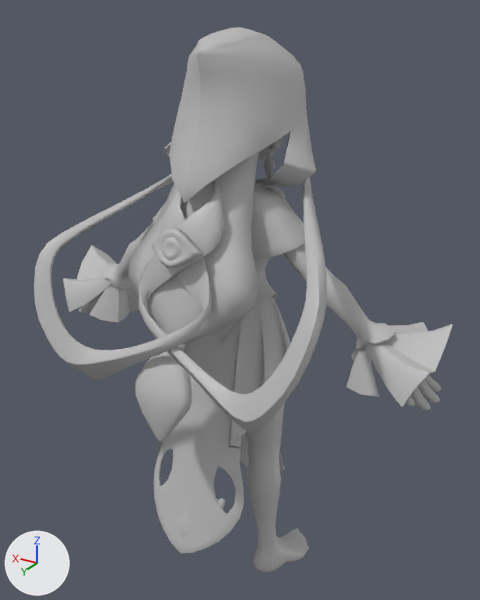
What one commit did to the FBX model projects/FBX/scenes/Rig/Bip/SK_C1022.fbx.
Before and after are seen from a 50 mm lens placed at (-0.738, 1.22, 1.34), pointed at (-0.024, 0.031, 0.745). The axes (+X, +Y, +Z) are drawn at lower left. The lights are the same throughout. The older version comes first. Where no turn or scale is listed for an object, it has been applied to the vertices. Vertices at exactly the same position are counted once.

The first picture shows 'LM_C1020_Base', 'LM_C1022', 'LM_C1022_Leg'.
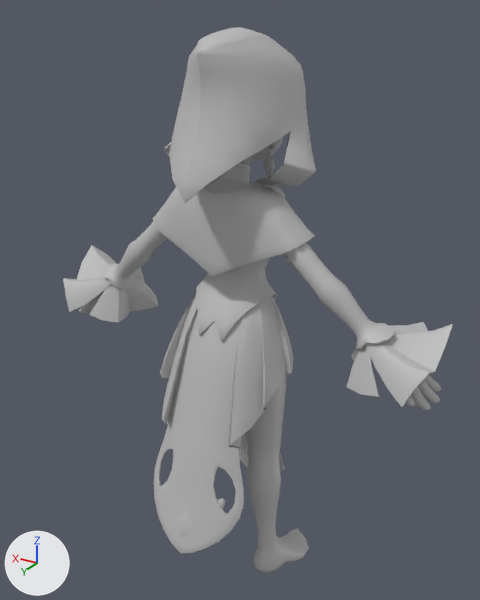
Where the change shows, as pixel boxes (x1, y1, x2, y2) in the pictures (480 x 600 px):
```json
{"object": "LM_C1020_Base", "change": "reshaped", "before": [34, 137, 453, 472], "after": [63, 137, 453, 472], "on screen": "7% narrower"}
{"part": 1, "of": "me_mesh_002", "change": "deleted", "before": [129, 152, 259, 344]}
{"part": 2, "of": "me_mesh_002", "change": "deleted", "before": [151, 228, 202, 268]}
{"part": 3, "of": "me_mesh_002", "change": "deleted", "before": [135, 351, 192, 446]}
{"part": 4, "of": "me_mesh_002", "change": "deleted", "before": [34, 173, 327, 434]}
```

Scene script edits in JSON lines:
```json
{"block": "me_mesh_002", "where": "# used by ob_lm_c1020_base; location = (0.0, 0.0, 0.0)"}
{"op": "remove", "block": "me_mesh_002", "code": "me_mesh_002.from_pydata(...)  # 4613 vertices, 4914 faces; spans x -0.483..0.483, y -0.137..0.341, z 0.089..1.289"}
{"op": "add", "block": "me_mesh_002", "code": "me_mesh_002.from_pydata(...)  # 3270 vertices, 3446 faces; spans x -0.483..0.483, y -0.137..0.119, z 0.089..1.273"}
{"block": "me_mesh_002", "change": "me_mesh_002 part 1: the loose piece of 405 vertices spanning x -0.159..0.159, y -0.107..0.261, z 0.717..1.289 is deleted"}
{"block": "me_mesh_002", "change": "me_mesh_002 part 2: the loose piece of 68 vertices spanning x -0.058..0.058, y 0.22..0.262, z 0.887..0.965 is deleted"}
{"block": "me_mesh_002", "change": "me_mesh_002 part 3: the loose piece of 66 vertices spanning x -0.072..0.072, y 0.25..0.323, z 0.512..0.721 is deleted"}
{"block": "me_mesh_002", "change": "me_mesh_002 part 4: 718 vertices removed from x -0.328..0.328, y -0.129..0.341, z 0.597..1.253"}
{"block": "me_mesh_002", "change": "other edits to the shape of me_mesh_002 do not show in these pictures"}
```
